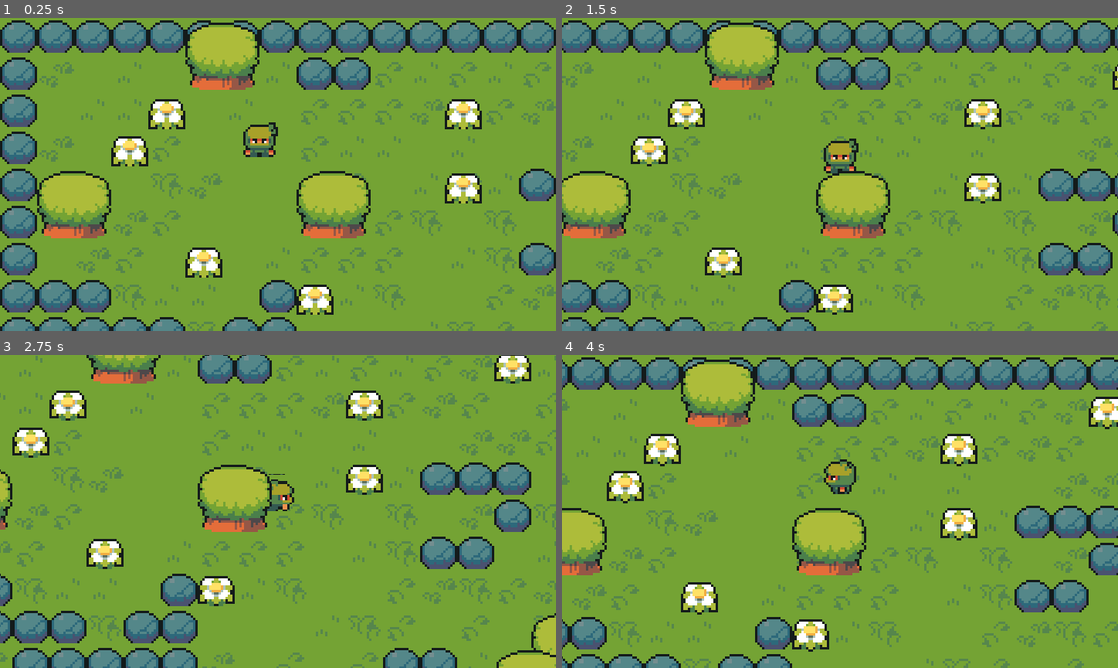
Above: before the commit, frames 1-4 (two rows, left to right).
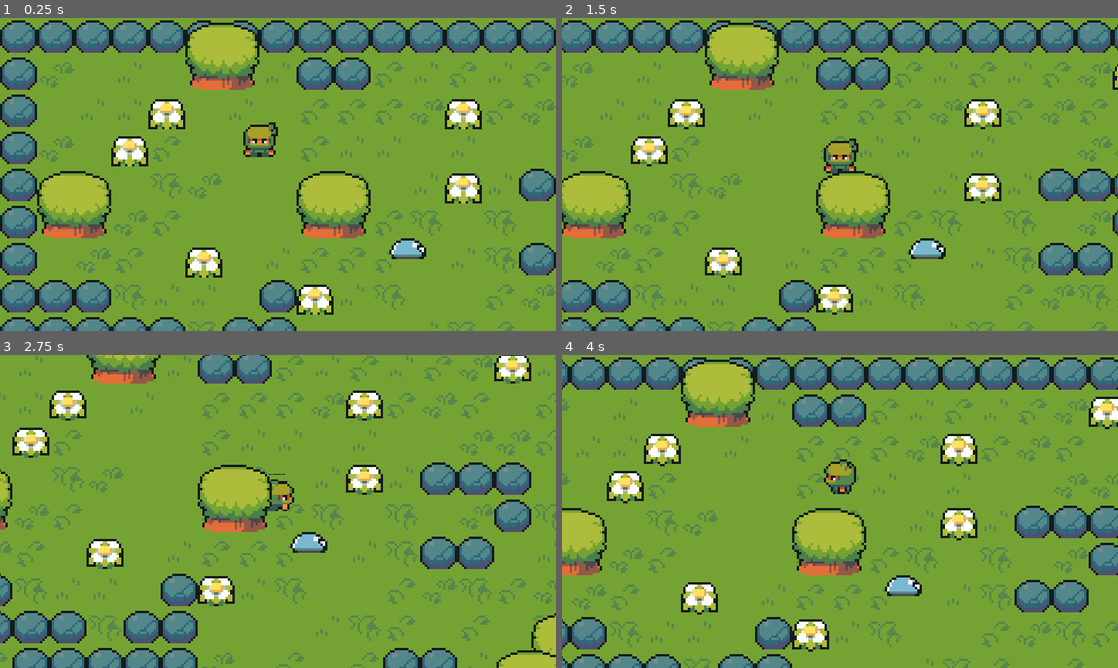
Above: after the commit, the same moments.

Repository: julienserbielle/godot-4-test-arpg-02
Game: Godot game, scene res://scenes/world.tscn
Same seed, same stepped clock (60 frames per second), same inputs: the game is played once before the commit and once after it.
Inputs:
- Up to frame 1 (0.25 s): no input
- Up to frame 2 (1.5 s): tap Enter at 0.5 s; hold Right (ui_right) 0.53-1.28 s; hold Down (ui_down) from 1.28 s (still down)
- Up to frame 3 (2.75 s): release Down (ui_down) at 2.03 s; hold Right (ui_right) from 2.03 s (still down)
- Up to frame 4 (4 s): release Right (ui_right) at 2.78 s; hold Up (ui_up) 2.78-3.53 s; hold Left (ui_left) from 3.53 s (still down)

The runs differ from the first frame. In frame 1, 0.4% of the frame differs, in the area x 70-77%, y 70-78%; in frame 2, 0.4%; in frame 3, 0.4%; in frame 4, 0.4%.

Commit message:
added a slime into the world

Diff:
--- /dev/null
+++ b/enemies/slime.tscn
@@ -0,0 +1,145 @@
+[gd_scene load_steps=19 format=3 uid="uid://dg0ercrgyai86"]
+
+[ext_resource type="Texture2D" uid="uid://dtas0jfsqver" path="res://art/Slime.png" id="1_5ynrx"]
+
+[sub_resource type="AtlasTexture" id="AtlasTexture_u5mr1"]
+atlas = ExtResource("1_5ynrx")
+region = Rect2(0, 0, 16, 16)
+
+[sub_resource type="AtlasTexture" id="AtlasTexture_t5107"]
+atlas = ExtResource("1_5ynrx")
+region = Rect2(0, 16, 16, 16)
+
+[sub_resource type="AtlasTexture" id="AtlasTexture_mgmov"]
+atlas = ExtResource("1_5ynrx")
+region = Rect2(0, 32, 16, 16)
+
+[sub_resource type="AtlasTexture" id="AtlasTexture_exlyo"]
+atlas = ExtResource("1_5ynrx")
+region = Rect2(0, 48, 16, 16)
+
+[sub_resource type="AtlasTexture" id="AtlasTexture_0oxd6"]
+atlas = ExtResource("1_5ynrx")
+region = Rect2(32, 0, 16, 16)
+
+[sub_resource type="AtlasTexture" id="AtlasTexture_vdf2v"]
+atlas = ExtResource("1_5ynrx")
+region = Rect2(32, 16, 16, 16)
+
+[sub_resource type="AtlasTexture" id="AtlasTexture_b8soa"]
+atlas = ExtResource("1_5ynrx")
+region = Rect2(32, 32, 16, 16)
+
+[sub_resource type="AtlasTexture" id="AtlasTexture_6nq53"]
+atlas = ExtResource("1_5ynrx")
+region = Rect2(32, 48, 16, 16)
+
+[sub_resource type="AtlasTexture" id="AtlasTexture_rd6bi"]
+atlas = ExtResource("1_5ynrx")
+region = Rect2(48, 0, 16, 16)
+
+[sub_resource type="AtlasTexture" id="AtlasTexture_ew5ry"]
+atlas = ExtResource("1_5ynrx")
+region = Rect2(48, 16, 16, 16)
+
+[sub_resource type="AtlasTexture" id="AtlasTexture_j6rtm"]
+atlas = ExtResource("1_5ynrx")
+region = Rect2(48, 32, 16, 16)
+
+[sub_resource type="AtlasTexture" id="AtlasTexture_078px"]
+atlas = ExtResource("1_5ynrx")
+region = Rect2(48, 48, 16, 16)
+
+[sub_resource type="AtlasTexture" id="AtlasTexture_mmabn"]
+atlas = ExtResource("1_5ynrx")
+region = Rect2(16, 0, 16, 16)
+
+[sub_resource type="AtlasTexture" id="AtlasTexture_s8yp7"]
+atlas = ExtResource("1_5ynrx")
+region = Rect2(16, 16, 16, 16)
+
+[sub_resource type="AtlasTexture" id="AtlasTexture_6qmkf"]
+atlas = ExtResource("1_5ynrx")
+region = Rect2(16, 32, 16, 16)
+
+[sub_resource type="AtlasTexture" id="AtlasTexture_pfutc"]
+atlas = ExtResource("1_5ynrx")
+region = Rect2(16, 48, 16, 16)
+
+[sub_resource type="SpriteFrames" id="SpriteFrames_ebmqj"]
+animations = [{
+"frames": [{
+"duration": 1.0,
+"texture": SubResource("AtlasTexture_u5mr1")
+}, {
+"duration": 1.0,
+"texture": SubResource("AtlasTexture_t5107")
+}, {
+"duration": 1.0,
+"texture": SubResource("AtlasTexture_mgmov")
+}, {
+"duration": 1.0,
+"texture": SubResource("AtlasTexture_exlyo")
+}],
+"loop": true,
+"name": &"walkDown",
+"speed": 5.0
+}, {
+"frames": [{
+"duration": 1.0,
+"texture": SubResource("AtlasTexture_0oxd6")
+}, {
+"duration": 1.0,
+"texture": SubResource("AtlasTexture_vdf2v")
+}, {
+"duration": 1.0,
+"texture": SubResource("AtlasTexture_b8soa")
+}, {
+"duration": 1.0,
+"texture": SubResource("AtlasTexture_6nq53")
+}],
+"loop": true,
+"name": &"walkLeft",
+"speed": 5.0
+}, {
+"frames": [{
+"duration": 1.0,
+"texture": SubResource("AtlasTexture_rd6bi")
+}, {
+"duration": 1.0,
+"texture": SubResource("AtlasTexture_ew5ry")
+}, {
+"duration": 1.0,
+"texture": SubResource("AtlasTexture_j6rtm")
+}, {
+"duration": 1.0,
+"texture": SubResource("AtlasTexture_078px")
+}],
+"loop": true,
+"name": &"walkRight",
+"speed": 5.0
+}, {
+"frames": [{
+"duration": 1.0,
+"texture": SubResource("AtlasTexture_mmabn")
+}, {
+"duration": 1.0,
+"texture": SubResource("AtlasTexture_s8yp7")
+}, {
+"duration": 1.0,
+"texture": SubResource("AtlasTexture_6qmkf")
+}, {
+"duration": 1.0,
+"texture": SubResource("AtlasTexture_pfutc")
+}],
+"loop": true,
+"name": &"walkUp",
+"speed": 5.0
+}]
+
+[node name="slime" type="CharacterBody2D"]
+
+[node name="AnimatedSprite2D" type="AnimatedSprite2D" parent="."]
+position = Vector2(0, -7)
+sprite_frames = SubResource("SpriteFrames_ebmqj")
+animation = &"walkRight"
--- a/scenes/world.tscn
+++ b/scenes/world.tscn
@@ -1,8 +1,9 @@
-[gd_scene load_steps=10 format=3 uid="uid://dmnbsihua2oq0"]
+[gd_scene load_steps=11 format=3 uid="uid://dmnbsihua2oq0"]
 
 [ext_resource type="PackedScene" uid="uid://cofkamki0t4jm" path="res://player/player.tscn" id="1_i31hh"]
 [ext_resource type="Texture2D" uid="uid://blgaqknh0uqtt" path="res://art/TilesetFloor.png" id="2_1bjfa"]
 [ext_resource type="Texture2D" uid="uid://pmpp36l3licq" path="res://art/TilesetNature.png" id="3_2wwru"]
+[ext_resource type="PackedScene" uid="uid://dg0ercrgyai86" path="res://enemies/slime.tscn" id="4_cnk2d"]
 [ext_resource type="Texture2D" uid="uid://b4ee8md8oi4o7" path="res://art/animatedFlower.png" id="4_ljwu8"]
 [ext_resource type="Script" path="res://camera/following cam.gd" id="5_sw8q8"]
 
@@ -2820,13 +2821,16 @@
 layer_2/z_index = 1
 layer_2/tile_data = PackedInt32Array(327681, 1, 0, 65541, 1, 0, 327688, 1, 0, 720918, 1, 0, 786435, 1, 0, 262168, 1, 0, …(4201 unchanged characters)…
 
-[node name="Player" parent="." instance=ExtResource("1_i31hh")]
+[node name="slime" parent="TileMap" instance=ExtResource("4_cnk2d")]
+position = Vector2(176, 104)
+
+[node name="Player" parent="TileMap" instance=ExtResource("1_i31hh")]
 position = Vector2(112, 60)
 
-[node name="following cam" type="Camera2D" parent="Player" node_paths=PackedStringArray("tilemap")]
+[node name="following cam" type="Camera2D" parent="TileMap/Player" node_paths=PackedStringArray("tilemap")]
 limit_left = 0
 limit_top = 0
 limit_right = 480
 limit_bottom = 288
 script = ExtResource("5_sw8q8")
-tilemap = NodePath("../../TileMap")
+tilemap = NodePath("../..")
